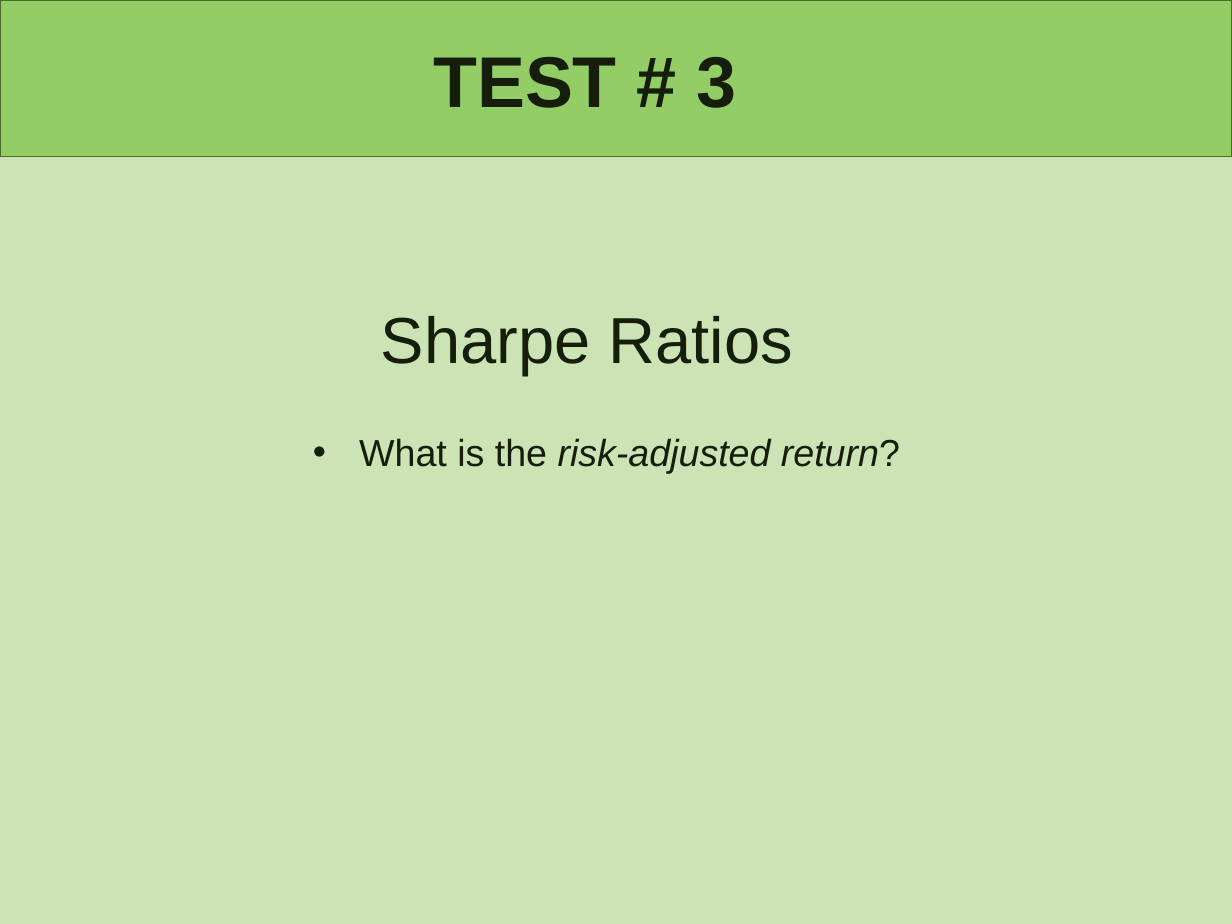
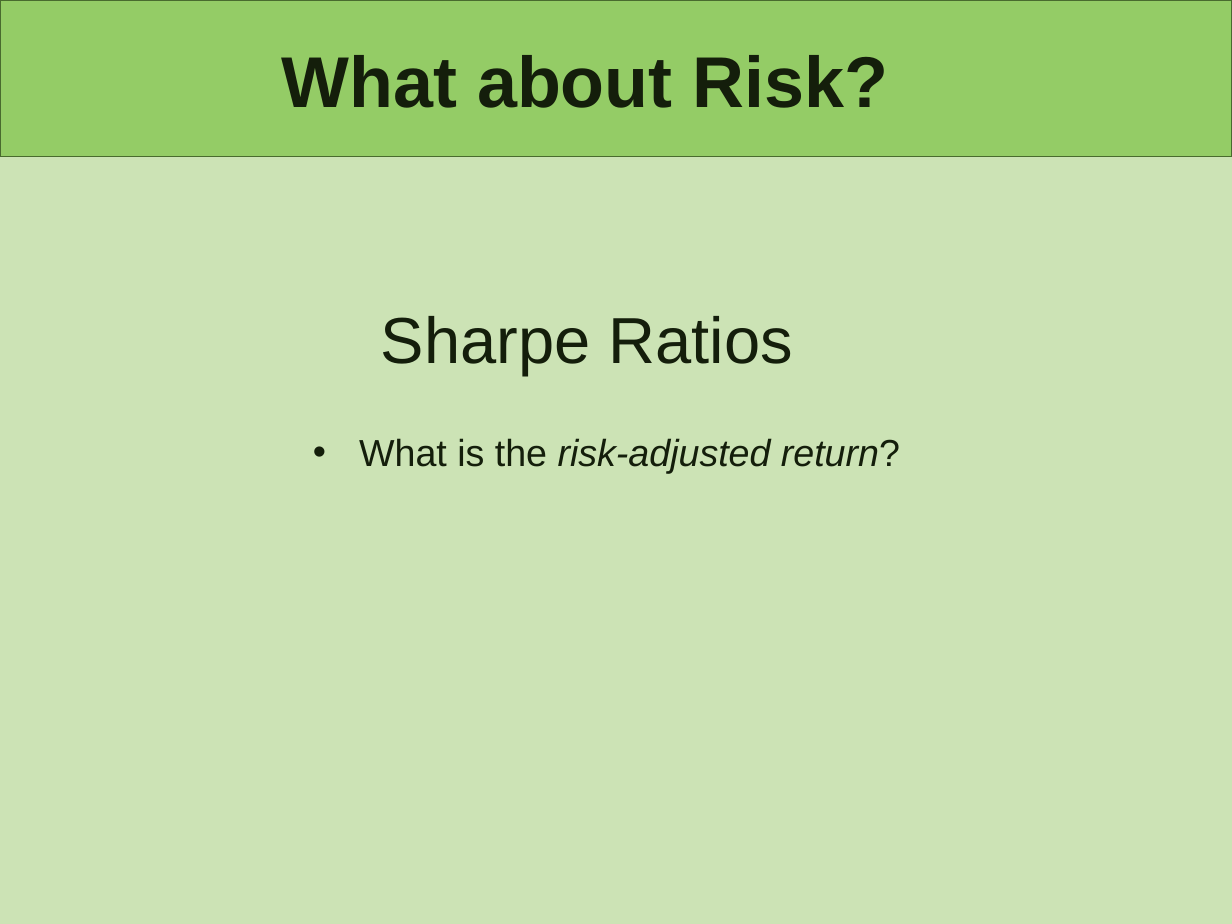
Before and after one commit to lindseyhardouin/Challenging_the_Status_Quo, a slide deck: slide 14 of presentation/P1- Challening the Status Quo.pptx. Drawn at 1232x924 pixels with LibreOffice and Linux fonts; fonts in the diff are those of the drawing. Boxes give left, top, right and bottom in pixels: in the first picture for what was removed or moved away, otherwise in the second. Text is boxed around its words. In the diff, an @@ line names an element or a change of style, - is before the commit and + after.

```diff
--- a/presentation/P1- Challening the Status Quo.pptx
+++ b/presentation/P1- Challening the Status Quo.pptx
@@ title at (282, 55, 888, 108): text changed @@
-TEST # 3
+What about Risk?
```
Also in this commit, not shown: 1 other slide changed, 1 slide added, 1 slide removed.
